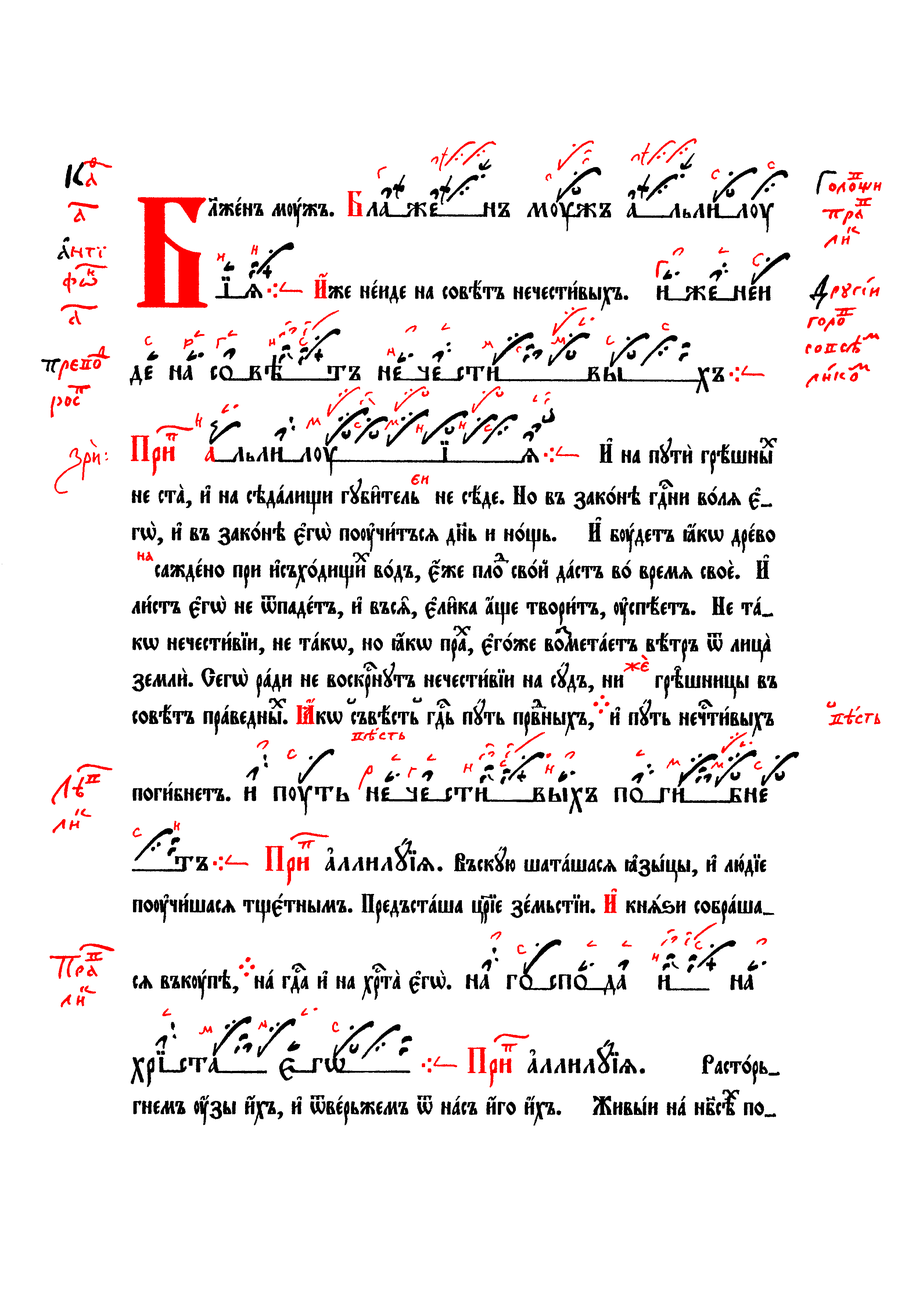
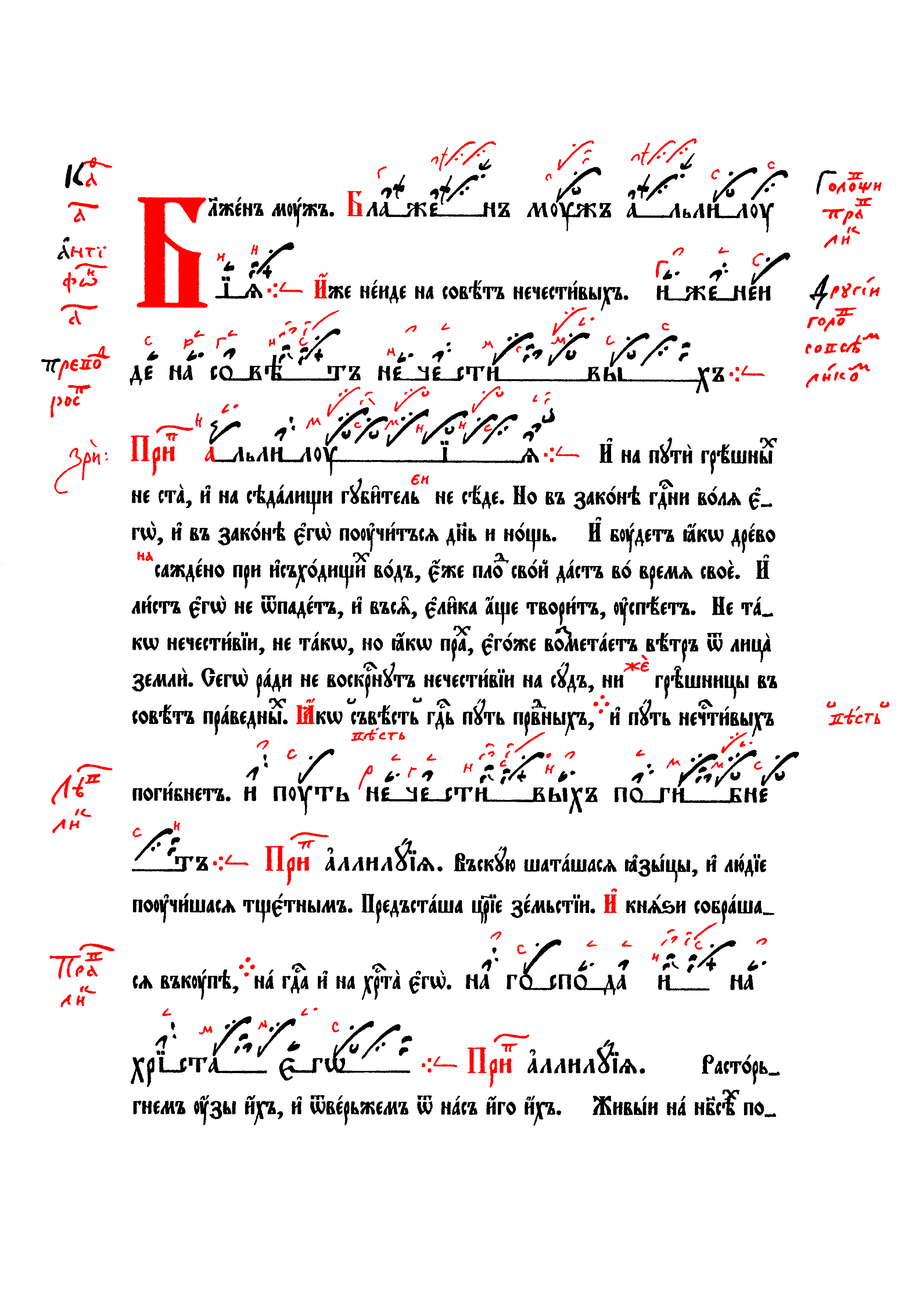
The second 923×1304 image is a revision of the first. Changes to its layers:
painted on "Червила" over left=879, top=701, right=889, bottom=709
